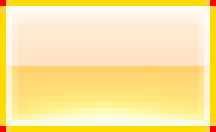
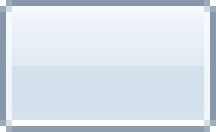
Layers edited between the first and the second (216, 132) image:
hid "Layer 2" over [0, 0, 216, 132]
hid "Layer 3" over [0, 0, 216, 132]
